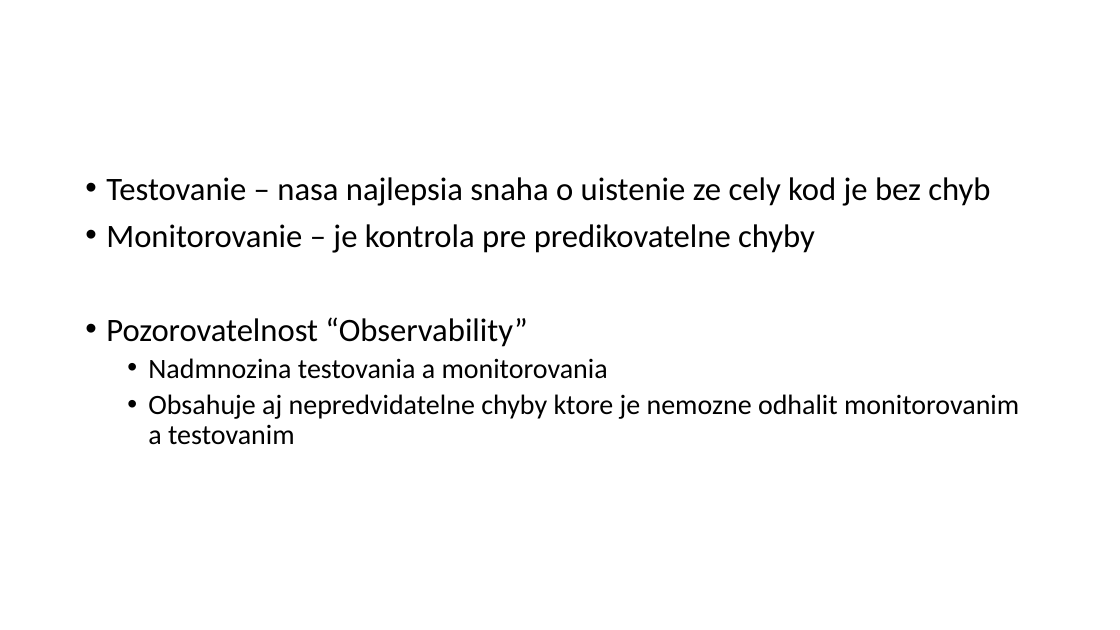
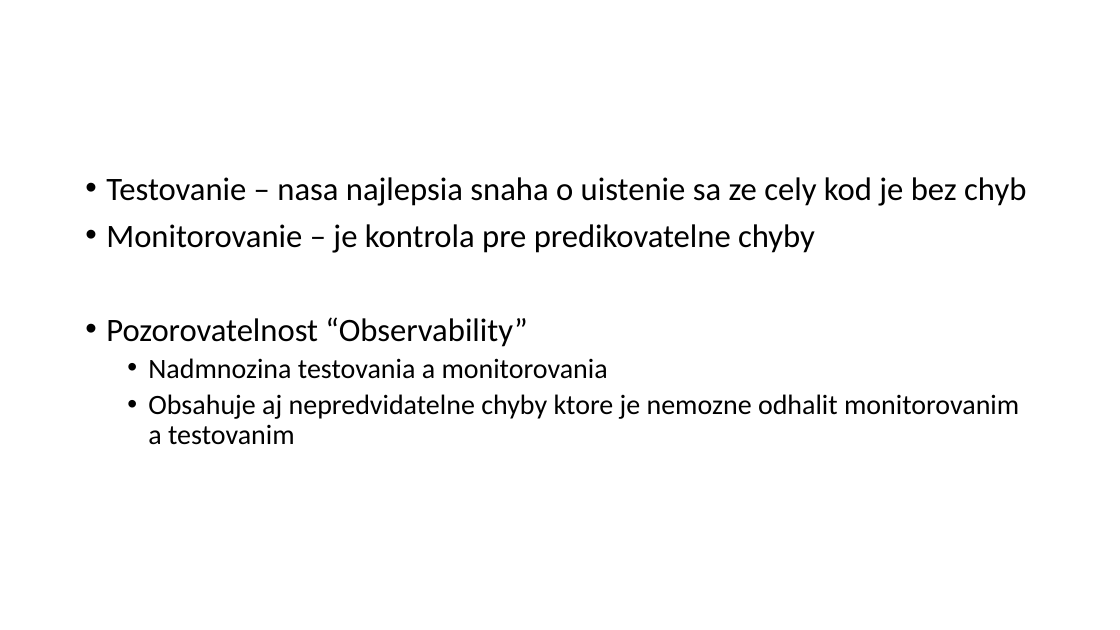
Before and after one commit to smatko/INSA, a slide deck: slide 6 of prednasky/Prezentacia7 - monitorovanie.pptx. Drawn at 1120x630 pixels with LibreOffice and Linux fonts; fonts in the diff are those of the drawing. Boxes give left, top, right and bottom in pixels: in the first picture for what was removed or moved away, otherwise in the second. Text is boxed around its words. In the diff, an @@ line names an element or a change of style, - is before the commit and + after.

Commit message:
test

```diff
--- a/prednasky/Prezentacia7 - monitorovanie.pptx
+++ b/prednasky/Prezentacia7 - monitorovanie.pptx
@@ text at [106,177,1026,206]: text changed @@
-• Testovanie – nasa najlepsia snaha o uistenie ze cely kod je bez chyb
+• Testovanie – nasa najlepsia snaha o uistenie sa ze cely kod je bez chyb
```
